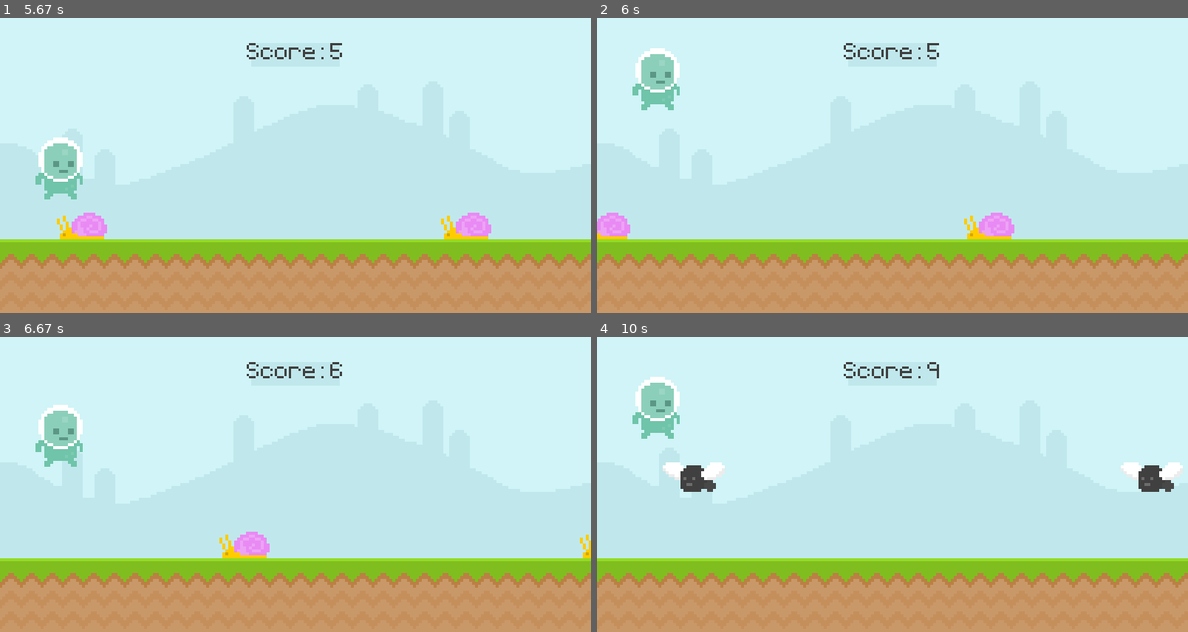
Above: before the commit, frames 1-4 (two rows, left to right).
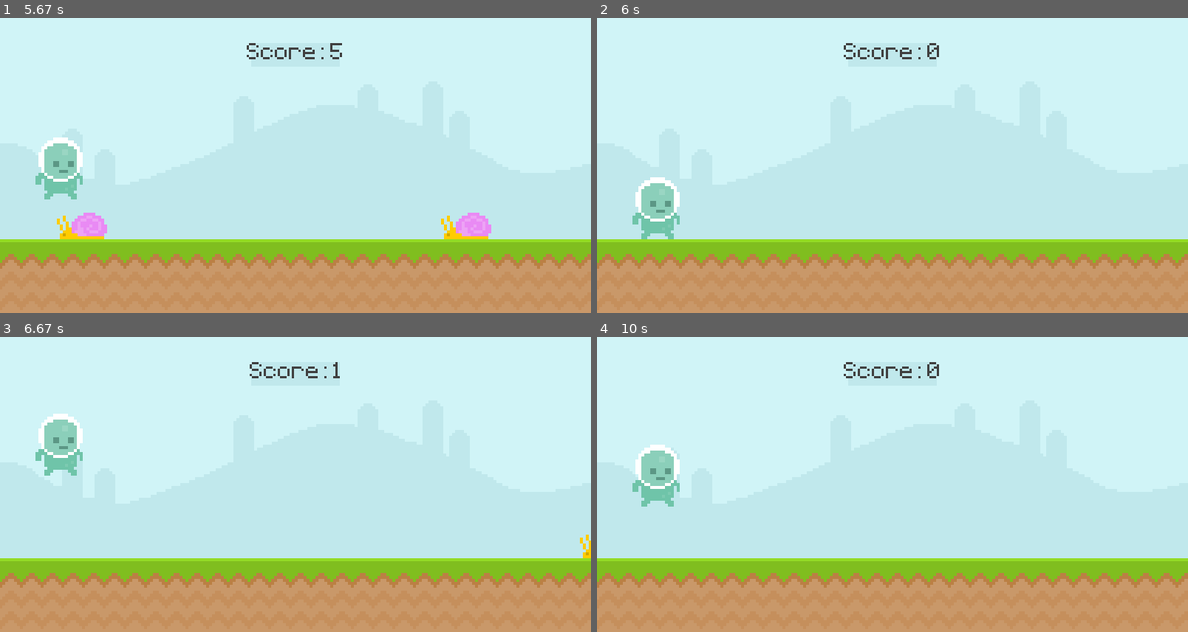
Above: after the commit, the same moments.

Repository: MiaTian1024/Runner-Game-with-Pygame
Game: pygame game, started from runner.py
Same seed, same stepped clock (60 frames per second), same inputs: the game is played once before the commit and once after it.
Inputs (mouse positions are in pixels of both pictures, inside the frame that each line leads up to):
- Up to frame 1 (5.67 s): tap Space at 0.33, 2, 2.4, 2.7, 3.23, 3.53, 4.3, 5.07, 5.47 s; click (59, 206) at 0.72 s
- Up to frame 2 (6 s): tap Space at 5.77 s
- Up to frame 3 (6.67 s): tap Space at 6.13, 6.53 s
- Up to frame 4 (10 s): tap Space at 6.83, 7.53, 8.37, 8.67, 8.9, 9.03, 9.23, 9.37, 9.5, 9.67, 9.8, 9.93 s

Frame 1 is identical in both runs. In frame 2, 3.5% of the frame differs, in the area x 0-71%, y 8-75%; in frame 3, 1.8%; in frame 4, 3.8%, in the area x 6-100%, y 10-58%.

Commit message:
update logic

Diff:
--- a/runner.py
+++ b/runner.py
@@ -13,14 +13,17 @@
     if obstacle_list:
         for obstacle_rect in obstacle_list:
             obstacle_rect.x -= 5
-
             if obstacle_rect.bottom == 300: screen.blit(snail_surf, obstacle_rect)
             else: screen.blit(fly_surf,obstacle_rect)
-
         obstacle_list =[obstacle for obstacle in obstacle_list if obstacle.x > -100]
-
         return obstacle_list
     else: return []
+
+def collisions (player, obstacles):
+    if obstacles:
+        for obstacle_rect in obstacles:
+            if player.colliderect(obstacle_rect): return False
+    return True
 
 pygame.init()
 screen = pygame.display.set_mode((800,400))
@@ -59,9 +62,6 @@
 game_message = text_font.render('Press Space to run', False, (111, 196, 169))
 game_message_rect = game_message.get_rect(center = (400, 330))
 
-score_message = text_font.render(f'Your score: {score}', False, (111, 196, 169))
-score_message_rect = score_message.get_rect(center = (400, 330))
-
 # Timer
 obstacle_timer = pygame.USEREVENT + 1
 pygame.time.set_timer(obstacle_timer, 1500)
@@ -99,10 +99,6 @@
 
         score = display_score()
 
-        # snail_rect.x -= 4
-        # if snail_rect.right <= 0 : snail_rect.left =800
-        # screen.blit(snail_surf, snail_rect)
-
         # Player
         player_gravity += 1
         player_rect.y += player_gravity
@@ -113,16 +109,21 @@
         obstacle_rect_list = obstacle_movement(obstacle_rect_list)
 
         # Collision
+        game_active = collisions(player_rect, obstacle_rect_list)
 
     else:
         screen.fill((94,129,162))
         screen.blit(player_stand, player_stand_rect)
         screen.blit(game_name, game_name_rect)
+        obstacle_rect_list.clear()
+        player_rect.midbottom = (80, 300)
+        player_gravity = 0
 
-        if score == 0:
-            screen.blit(game_message, game_message_rect)
-        else:
-            screen.blit(score_message,score_message_rect)
+        score_message = text_font.render(f'Your score: {score}', False, (111, 196, 169))
+        score_message_rect = score_message.get_rect(center = (400, 330))
+
+        if score == 0: screen.blit(game_message, game_message_rect)
+        else: screen.blit(score_message,score_message_rect)
 
 
     pygame.display.update()
